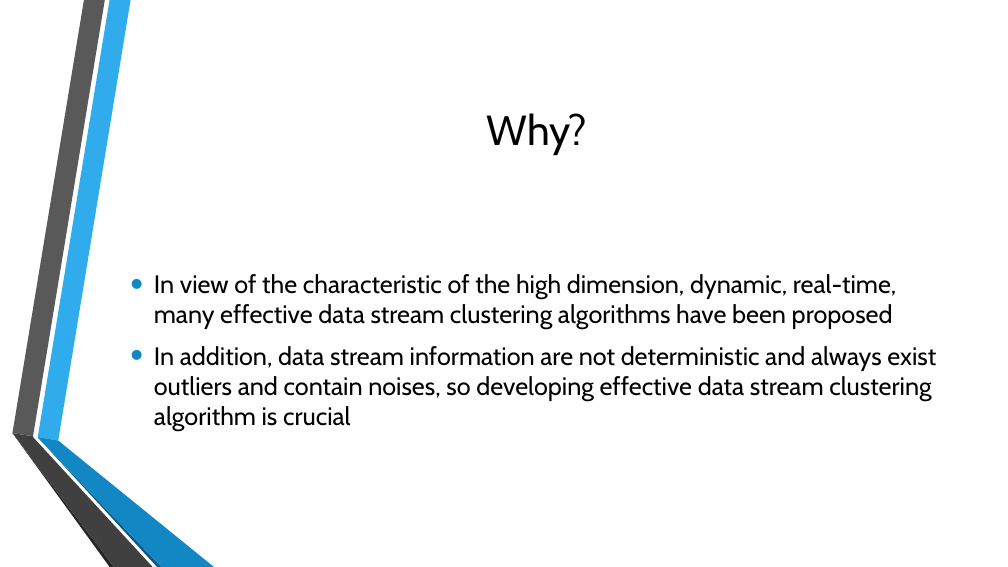
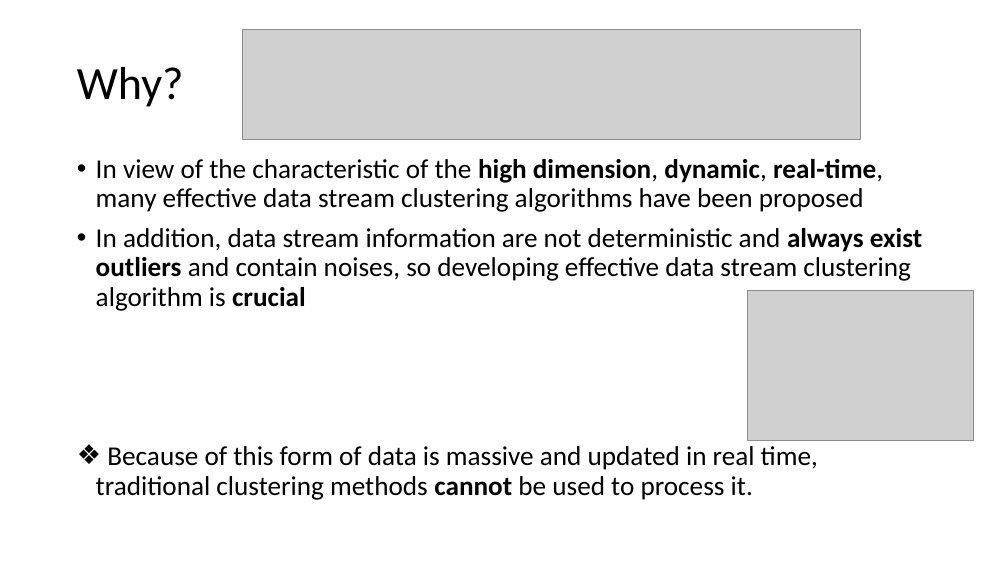
Before and after one commit to SC-One/ClusteringDataStream, a slide deck: slide 6 of Presentation/Data Mining in clustering.pptx (slide 7 before the commit). Drawn at 1008x567 pixels with LibreOffice and Linux fonts; fonts in the diff are those of the drawing; grey boxes stand for pictures; background and template pictures are left out. Boxes give left, top, right and bottom in pixels: in the first picture for what was removed or moved away, otherwise in the second. Text is boxed around its words. In the diff, an @@ line names an element or a change of style, - is before the commit and + after.

Commit message:
- Big cleaning slides (legendary commit :D) TODO: add paper's algorithm steps and explainations in slides(article)

```diff
--- a/Presentation/Data Mining in clustering.pptx
+++ b/Presentation/Data Mining in clustering.pptx
@@ picture added at [243, 29, 861, 139] @@
@@ title "Why?": place and size @@
-title "Why?" at [487, 113, 587, 155]
+title "Why?" at [77, 67, 184, 107]
@@ title "Why?" at [77, 67, 184, 107]: size 40 to 44 pt, font Cabin to Calibri; alignment centre to left; line spacing 1 to 0.9 @@
@@ text "In view of the characteristic ...": place and size @@
-text "In view of the characteristic ..." at [154, 274, 936, 432]
+text "In view of the characteristic ..." at [96, 159, 922, 500]
@@ text "In view of the characteristic ..." at [96, 159, 922, 500]: vertical alignment middle to top @@
@@ text at [96, 159, 922, 311]: size 24 to 25.9 pt, font Cabin to Calibri in "In view of the characteristic of the ...", "In addition, data stream information are not ..."; bold on in "high dimension, dynamic, real-time,", "always exist outliers crucial"; indent changed; line spacing 1 to 0.9 @@
@@ picture added at [748, 290, 973, 440] @@
@@ group removed at [12, 0, 214, 567]: 6 freeform shapes @@
@@ text at [96, 446, 818, 500]: paragraph added @@
+❖ Because of this form of data is massive and updated in real time, traditional clustering methods cannot be used to process it.
```
Also in this commit, not shown: 13 other slides changed, 5 slides added, 11 slides removed.
